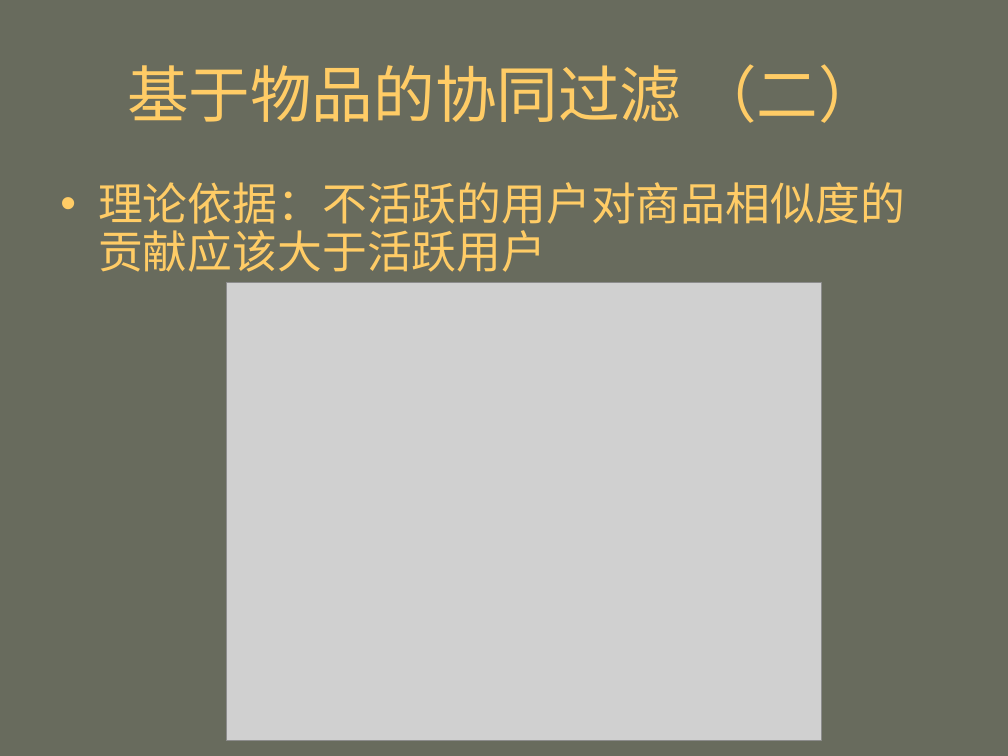
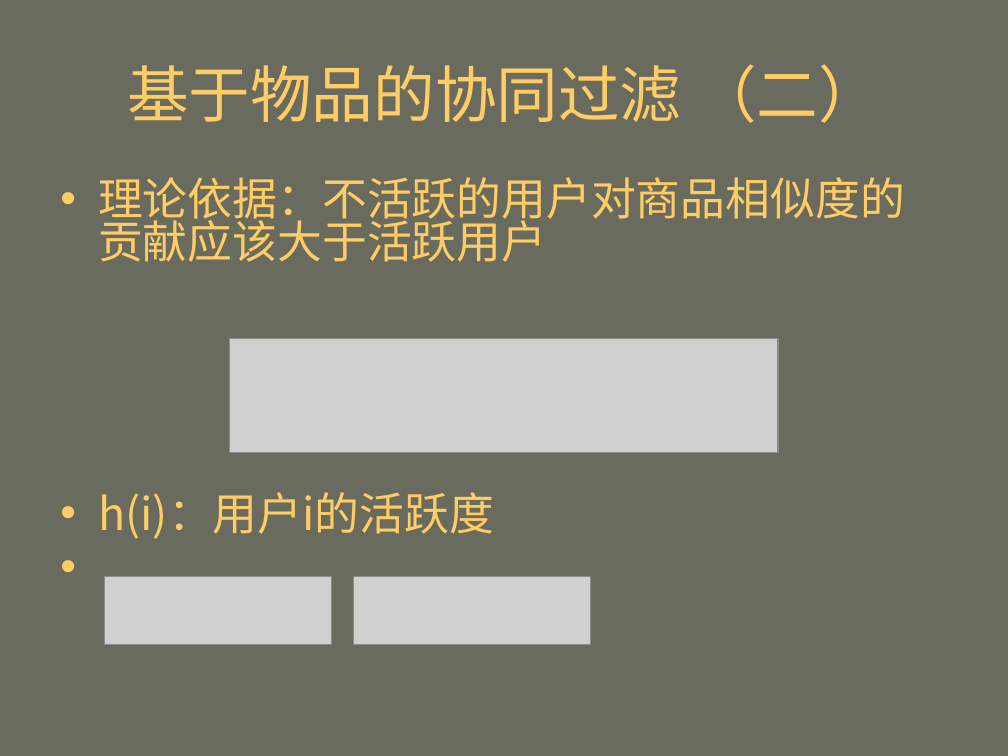
Before and after one commit to mahengyang/code, a slide deck: slide 25 of puffin/个性化推荐.ppt (slide 28 before the commit). Drawn at 1008x756 pixels with LibreOffice and Linux fonts; fonts in the diff are those of the drawing; grey boxes stand for pictures. Boxes give left, top, right and bottom in pixels: in the first picture for what was removed or moved away, otherwise in the second. Text is boxed around its words. In the diff, an @@ line names an element or a change of style, - is before the commit and + after.

```diff
--- a/puffin/个性化推荐.ppt
+++ b/puffin/个性化推荐.ppt
@@ text at (x1=98, y1=177, x2=905, y2=262): line spacing 0.9 to 0.8 @@
@@ picture resized from (x1=226, y1=283, x2=822, y2=741) to (x1=230, y1=339, x2=778, y2=454) @@
@@ text at (x1=98, y1=492, x2=494, y2=539): paragraph added @@
+• h(i)：用户i的活跃度
@@ picture added at (x1=105, y1=577, x2=332, y2=645) @@
@@ picture added at (x1=353, y1=577, x2=590, y2=645) @@
```
Also in this commit, not shown: 7 other slides changed, 3 slides added, 3 slides removed, 2 other files.
